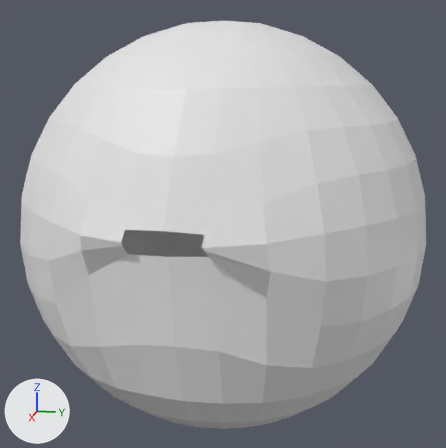
What one commit did to the glTF model public/avatar.glb.
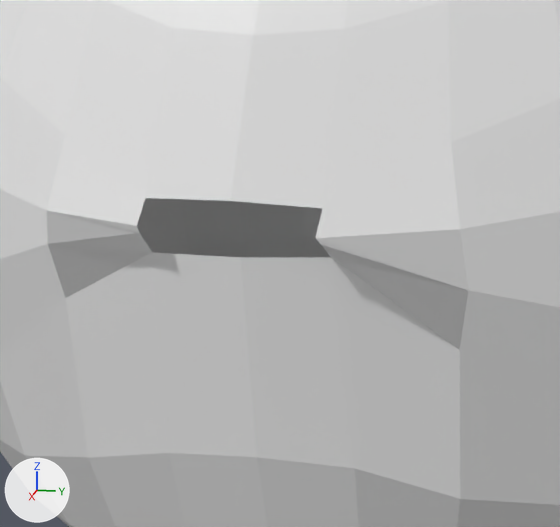
Each version appears first whole from a 50 mm camera at (3.039, 0.606, 0.761) aimed at (-0.014, -0.004, -0.002), and next in a close-up on the part from 13% to 70% of the width and 31% to 84% of the height. Lighting does not change. The marker at lower left points along +X, +Y and +Z. Vertices at the same position are counted once.
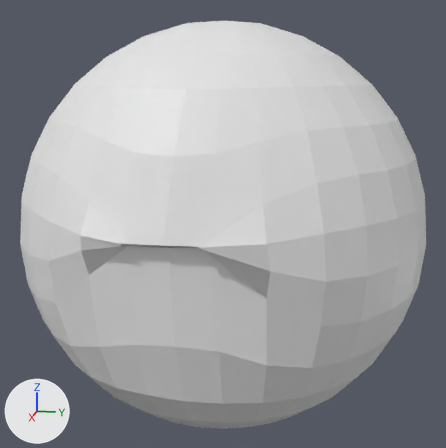
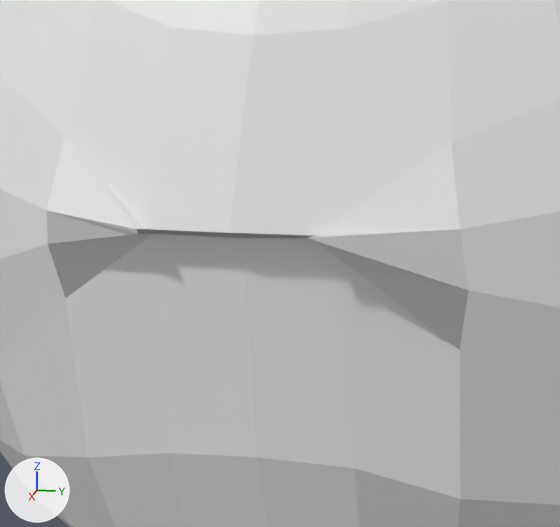
Location of each change, (x1, y1, x2, y2) in pixels of the close-ups (560 x 527 px; the box of a moved part takes in the faces that stretch with it):
part 1 of me_sphere, moved or reshaped: (48, 0, 469, 499) in both

Edits to the bpy script that builds the scene:
```text
Change me_sphere:
    where me_sphere.from_pydata(...)  # 480 vertices, 948 faces; spans x -1.0..0.97, y -1.0..1.0, z -1.0..1.0
    used by ob_sphere; location = (0.0, 0.0, 0.0)
    before: 105 (0.9, 0.13, 0.1) at pixel (331, 257), 118 (0.93, -0.02, 0.1) at pixel (240, 257), 133 (0.91, -0.19, 0.09) at pixel (152, 252)
    me_sphere part 1
    add for i in [105, 118, 133]: me_sphere.vertices[i].co += Vector((-0.01, 0.0, 0.03))
    me_sphere.vertices[102].co: (0.94, 0.12, 0.19) -> (0.94, 0.11, 0.15)  # pixel (322, 208) -> pixel (314, 235)
    me_sphere.vertices[103].co: (0.97, 0.11, 0.15) -> (0.96, 0.1, 0.15)  # pixel (315, 238) -> pixel (306, 237)
    me_sphere.vertices[104].co: (0.95, 0.12, 0.14) -> (0.95, 0.11, 0.14)  # pixel (321, 244) -> not seen
    me_sphere.vertices[117].co: (0.96, -0.03, 0.2) -> (0.96, -0.03, 0.15)  # pixel (230, 200) -> pixel (228, 232)
    me_sphere.vertices[130].co: (0.94, -0.18, 0.2) -> (0.95, -0.18, 0.15)  # pixel (145, 197) -> pixel (144, 229)
```
